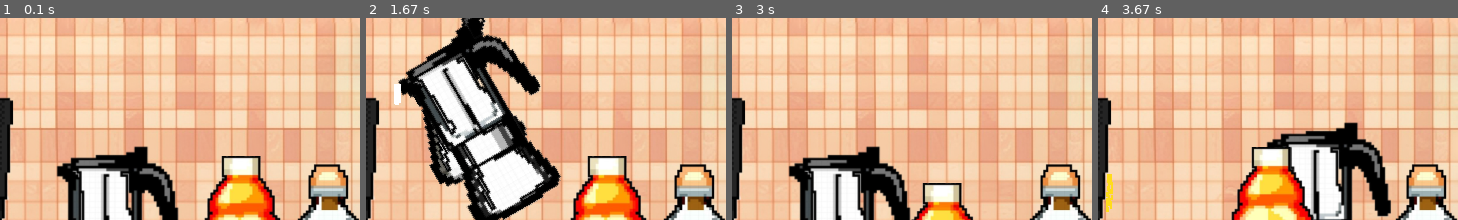
Above: before the commit, frames 1-4 (left to right).
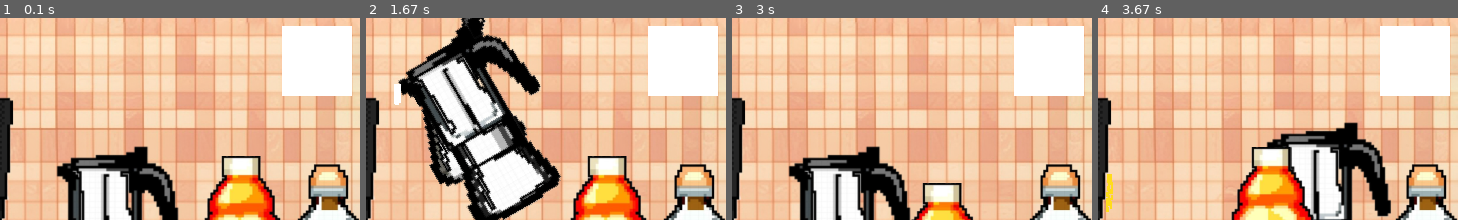
Above: after the commit, the same moments.

Repository: PotatoCHKA2077/Yandex_lyceum_pygame_project
Game: pygame game, started from main_+counters.py
Two runs of this game, one before a commit and one after it. Both use one fixed random seed, a clock stepped at 60 frames per second and the inputs below.
Inputs (mouse positions are % of the whole screen's width and height, from its top left):
- Up to frame 1 (0.1 s): no input
- Up to frame 2 (1.67 s): click (92, 11) at 0.38 s; click (60, 72) at 0.72 s; click (19, 73) at 1.05 s; click (52, 16) at 1.38 s
- Up to frame 3 (3 s): click (45, 76) at 1.72 s; click (50, 62) at 2.05 s; right-click (70, 42) at 2.38 s; click (76, 41) at 2.72 s
- Up to frame 4 (3.67 s): click (50, 30) at 3.05 s; click (71, 32) at 3.38 s
The pictures show only the part of the screen within x 48-98%, y 0-50%; the shares and areas given below are measured in that part.

The runs differ from the first frame. In frame 1, 6.7% of the frame differs, in the area x 78-98%, y 3-39%; in frame 2, 6.7%; in frame 3, 6.7%; in frame 4, 6.7%.

Commit message:
добавил просмотр рецепта

Diff:
--- a/main_+counters.py
+++ b/main_+counters.py
@@ -3,6 +3,7 @@
 from random import *
 import pygame
 from pygame.time import Clock
+from recipes import *
 mango_counter = 0
 chery_counter = 0
 milk_counter = 0
@@ -431,6 +432,142 @@
     pygame.draw.rect(s, (255, 255, 255), (40, 10, 10, 102), 2)
     pygame.draw.rect(s, (255, 255, 255), (55, 10, 10, 102), 2)
     pygame.draw.rect(s, (255, 255, 255), (70, 10, 10, 102), 2)
+    pygame.draw.rect(s, (255, 255, 255), (626, 10, 70, 70), 0)
+
+
+def draw_book(s):
+    n = 80
+    k = 240
+    m = 400
+    c = 25
+    v = 155
+    b = 280
+    if is_open:
+        pygame.draw.rect(screen, (160, 120, 90), (10, 0, 560, 405))
+        # ---------------------------------------------------------------------------------------------------
+        pygame.draw.rect(screen, (255, 180, 0), (10 + n, c, 10, recipes_lvl1['cappuccino'][0]))
+        pygame.draw.rect(screen, (150, 0, 0), (25 + n, c, 10, recipes_lvl1['cappuccino'][1]))
+        pygame.draw.rect(screen, (255, 255, 255), (40 + n, c, 10, recipes_lvl1['cappuccino'][2]))
+        pygame.draw.rect(screen, (200, 200, 200), (55 + n, c, 10, recipes_lvl1['cappuccino'][3]))
+        pygame.draw.rect(screen, (100, 60, 0), (70 + n, c, 10, recipes_lvl1['cappuccino'][4]))
+        pygame.draw.rect(screen, (255, 255, 255), (10 + n, c, 10, 102), 2)
+        pygame.draw.rect(screen, (255, 255, 255), (25 + n, c, 10, 102), 2)
+        pygame.draw.rect(screen, (255, 255, 255), (40 + n, c, 10, 102), 2)
+        pygame.draw.rect(screen, (255, 255, 255), (55 + n, c, 10, 102), 2)
+        pygame.draw.rect(screen, (255, 255, 255), (70 + n, c, 10, 102), 2)
+        pygame.draw.rect(screen, (255, 180, 0), (10 + k, c, 10, recipes_lvl1['latte'][0]))
+        pygame.draw.rect(screen, (150, 0, 0), (25 + k, c, 10, recipes_lvl1['latte'][1]))
+        pygame.draw.rect(screen, (255, 255, 255), (40 + k, c, 10, recipes_lvl1['latte'][2]))
+        pygame.draw.rect(screen, (200, 200, 200), (55 + k, c, 10, recipes_lvl1['latte'][3]))
+        pygame.draw.rect(screen, (100, 60, 0), (70 + k, c, 10, recipes_lvl1['latte'][4]))
+        pygame.draw.rect(screen, (255, 255, 255), (10 + k, c, 10, 102), 2)
+        pygame.draw.rect(screen, (255, 255, 255), (25 + k, c, 10, 102), 2)
+        pygame.draw.rect(screen, (255, 255, 255), (40 + k, c, 10, 102), 2)
+        pygame.draw.rect(screen, (255, 255, 255), (55 + k, c, 10, 102), 2)
+        pygame.draw.rect(screen, (255, 255, 255), (70 + k, c, 10, 102), 2)
+        pygame.draw.rect(screen, (255, 180, 0), (10 + m, c, 10, recipes_lvl1['espresso'][0]))
+        pygame.draw.rect(screen, (150, 0, 0), (25 + m, c, 10, recipes_lvl1['espresso'][1]))
+        pygame.draw.rect(screen, (255, 255, 255), (40 + m, c, 10, recipes_lvl1['espresso'][2]))
+        pygame.draw.rect(screen, (200, 200, 200), (55 + m, c, 10, recipes_lvl1['espresso'][3]))
+        pygame.draw.rect(screen, (100, 60, 0), (70 + m, c, 10, recipes_lvl1['espresso'][4]))
+        pygame.draw.rect(screen, (255, 255, 255), (10 + m, c, 10, 102), 2)
+        pygame.draw.rect(screen, (255, 255, 255), (25 + m, c, 10, 102), 2)
+        pygame.draw.rect(screen, (255, 255, 255), (40 + m, c, 10, 102), 2)
+        pygame.draw.rect(screen, (255, 255, 255), (55 + m, c, 10, 102), 2)
+        pygame.draw.rect(screen, (255, 255, 255), (70 + m, c, 10, 102), 2)
+        # -------------------------------------------------------------------------------------
+        pygame.draw.rect(screen, (255, 180, 0), (10 + n, v, 10, recipes_lvl2['cherry_cappuccino'][0]))
+        pygame.draw.rect(screen, (150, 0, 0), (25 + n, v, 10, recipes_lvl2['cherry_cappuccino'][1]))
+        pygame.draw.rect(screen, (255, 255, 255), (40 + n, v, 10, recipes_lvl2['cherry_cappuccino'][2]))
+        pygame.draw.rect(screen, (200, 200, 200), (55 + n, v, 10, recipes_lvl2['cherry_cappuccino'][3]))
+        pygame.draw.rect(screen, (100, 60, 0), (70 + n, v, 10, recipes_lvl2['cherry_cappuccino'][4]))
+        pygame.draw.rect(screen, (255, 255, 255), (10 + n, v, 10, 102), 2)
+        pygame.draw.rect(screen, (255, 255, 255), (25 + n, v, 10, 102), 2)
+        pygame.draw.rect(screen, (255, 255, 255), (40 + n, v, 10, 102), 2)
+        pygame.draw.rect(screen, (255, 255, 255), (55 + n, v, 10, 102), 2)
+        pygame.draw.rect(screen, (255, 255, 255), (70 + n, v, 10, 102), 2)
+        pygame.draw.rect(screen, (255, 180, 0), (10 + k, v, 10, recipes_lvl2['cherry_latte'][0]))
+        pygame.draw.rect(screen, (150, 0, 0), (25 + k, v, 10, recipes_lvl2['cherry_latte'][1]))
+        pygame.draw.rect(screen, (255, 255, 255), (40 + k, v, 10, recipes_lvl2['cherry_latte'][2]))
+        pygame.draw.rect(screen, (200, 200, 200), (55 + k, v, 10, recipes_lvl2['cherry_latte'][3]))
+        pygame.draw.rect(screen, (100, 60, 0), (70 + k, v, 10, recipes_lvl2['cherry_latte'][4]))
+        pygame.draw.rect(screen, (255, 255, 255), (10 + k, v, 10, 102), 2)
+        pygame.draw.rect(screen, (255, 255, 255), (25 + k, v, 10, 102), 2)
+        pygame.draw.rect(screen, (255, 255, 255), (40 + k, v, 10, 102), 2)
+        pygame.draw.rect(screen, (255, 255, 255), (55 + k, v, 10, 102), 2)
+        pygame.draw.rect(screen, (255, 255, 255), (70 + k, v, 10, 102), 2)
+        pygame.draw.rect(screen, (255, 180, 0), (10 + m, v, 10, recipes_lvl2['raf'][0]))
+        pygame.draw.rect(screen, (150, 0, 0), (25 + m, v, 10, recipes_lvl2['raf'][1]))
+        pygame.draw.rect(screen, (255, 255, 255), (40 + m, v, 10, recipes_lvl2['raf'][2]))
+        pygame.draw.rect(screen, (200, 200, 200), (55 + m, v, 10, recipes_lvl2['raf'][3]))
+        pygame.draw.rect(screen, (100, 60, 0), (70 + m, v, 10, recipes_lvl2['raf'][4]))
+        pygame.draw.rect(screen, (255, 255, 255), (10 + m, v, 10, 102), 2)
+        pygame.draw.rect(screen, (255, 255, 255), (25 + m, v, 10, 102), 2)
+        pygame.draw.rect(screen, (255, 255, 255), (40 + m, v, 10, 102), 2)
+        pygame.draw.rect(screen, (255, 255, 255), (55 + m, v, 10, 102), 2)
+        pygame.draw.rect(screen, (255, 255, 255), (70 + m, v, 10, 102), 2)
+        # -------------------------------------------------------------------------------------
+        pygame.draw.rect(screen, (255, 180, 0), (10 + n, b, 10, recipes_lvl3['cherry_raf'][0]))
+        pygame.draw.rect(screen, (150, 0, 0), (25 + n, b, 10, recipes_lvl3['cherry_raf'][1]))
+        pygame.draw.rect(screen, (255, 255, 255), (40 + n, b, 10, recipes_lvl3['cherry_raf'][2]))
+        pygame.draw.rect(screen, (200, 200, 200), (55 + n, b, 10, recipes_lvl3['cherry_raf'][3]))
+        pygame.draw.rect(screen, (100, 60, 0), (70 + n, b, 10, recipes_lvl3['cherry_raf'][4]))
+        pygame.draw.rect(screen, (255, 255, 255), (10 + n, b, 10, 102), 2)
+        pygame.draw.rect(screen, (255, 255, 255), (25 + n, b, 10, 102), 2)
+        pygame.draw.rect(screen, (255, 255, 255), (40 + n, b, 10, 102), 2)
+        pygame.draw.rect(screen, (255, 255, 255), (55 + n, b, 10, 102), 2)
+        pygame.draw.rect(screen, (255, 255, 255), (70 + n, b, 10, 102), 2)
+        pygame.draw.rect(screen, (255, 180, 0), (10 + k, b, 10, recipes_lvl3['mango_raf'][0]))
+        pygame.draw.rect(screen, (150, 0, 0), (25 + k, b, 10, recipes_lvl3['mango_raf'][1]))
+        pygame.draw.rect(screen, (255, 255, 255), (40 + k, b, 10, recipes_lvl3['mango_raf'][2]))
+        pygame.draw.rect(screen, (200, 200, 200), (55 + k, b, 10, recipes_lvl3['mango_raf'][3]))
+        pygame.draw.rect(screen, (100, 60, 0), (70 + k, b, 10, recipes_lvl3['mango_raf'][4]))
+        pygame.draw.rect(screen, (255, 255, 255), (10 + k, b, 10, 102), 2)
+        pygame.draw.rect(screen, (255, 255, 255), (25 + k, b, 10, 102), 2)
+        pygame.draw.rect(screen, (255, 255, 255), (40 + k, b, 10, 102), 2)
+        pygame.draw.rect(screen, (255, 255, 255), (55 + k, b, 10, 102), 2)
+        pygame.draw.rect(screen, (255, 255, 255), (70 + k, b, 10, 102), 2)
+        pygame.draw.rect(screen, (255, 180, 0), (10 + m, b, 10, recipes_lvl3['mango_cherry_raf'][0]))
+        pygame.draw.rect(screen, (150, 0, 0), (25 + m, b, 10, recipes_lvl3['mango_cherry_raf'][1]))
+        pygame.draw.rect(screen, (255, 255, 255), (40 + m, b, 10, recipes_lvl3['mango_cherry_raf'][2]))
+        pygame.draw.rect(screen, (200, 200, 200), (55 + m, b, 10, recipes_lvl3['mango_cherry_raf'][3]))
+        pygame.draw.rect(screen, (100, 60, 0), (70 + m, b, 10, recipes_lvl3['mango_cherry_raf'][4]))
+        pygame.draw.rect(screen, (255, 255, 255), (10 + m, b, 10, 102), 2)
+        pygame.draw.rect(screen, (255, 255, 255), (25 + m, b, 10, 102), 2)
+        pygame.draw.rect(screen, (255, 255, 255), (40 + m, b, 10, 102), 2)
+        pygame.draw.rect(screen, (255, 255, 255), (55 + m, b, 10, 102), 2)
+        pygame.draw.rect(screen, (255, 255, 255), (70 + m, b, 10, 102), 2)
+        font = pygame.font.Font(None, 20)
+        lvl1 = font.render(" капучино                            латте                             эспрессо", True,
+                           (255, 255, 255))
+        lvl1_x = 90
+        lvl1_y = 10
+        screen.blit(lvl1, (lvl1_x, lvl1_y))
+
+        lvl2 = font.render(" капучино с вишней           латте с вишней                        раф ", True,
+                           (255, 255, 255))
+        lvl2_x = 60
+        lvl2_y = 140
+        screen.blit(lvl2, (lvl2_x, lvl2_y))
+
+        lvl3 = font.render("   раф с вишней                  раф с манго                раф манго/вишня", True,
+                           (255, 255, 255))
+        lvl3_x = 70
+        lvl3_y = 263
+        screen.blit(lvl3, (lvl3_x, lvl3_y))
+        pygame.display.flip()
+
+
+def recipes_book(*args):
+    global is_open
+    is_open = False
+    if args[0].type == pygame.MOUSEBUTTONDOWN and 627 < args[0].pos[0] < 692 and 11 < args[0].pos[1] < 76:
+        if not is_open:
+            is_open = True
+        else:
+            is_open = False
+
+
 
 
 if __name__ == '__main__':
@@ -438,6 +575,7 @@
     size = width, height = 720, 405
     fps = 50
     GRAVITY = 0.1
+    is_open = False
     screen = pygame.display.set_mode(size)
     clock = Clock()
     all_sprites = pygame.sprite.Group()
@@ -458,6 +596,7 @@
 
         screen.blit(fon, (0, 0))
         for event in pygame.event.get():
+            recipes_book(event)
             if event.type == pygame.QUIT:
                 terminate()
             if event.type == pygame.MOUSEBUTTONDOWN or event.type == pygame.MOUSEMOTION:
@@ -476,5 +615,6 @@
             cherry_syrup_falling()
         all_sprites.draw(screen)
         count_viz(screen)
+        draw_book(screen)
         pygame.display.flip()
         clock.tick(fps)
